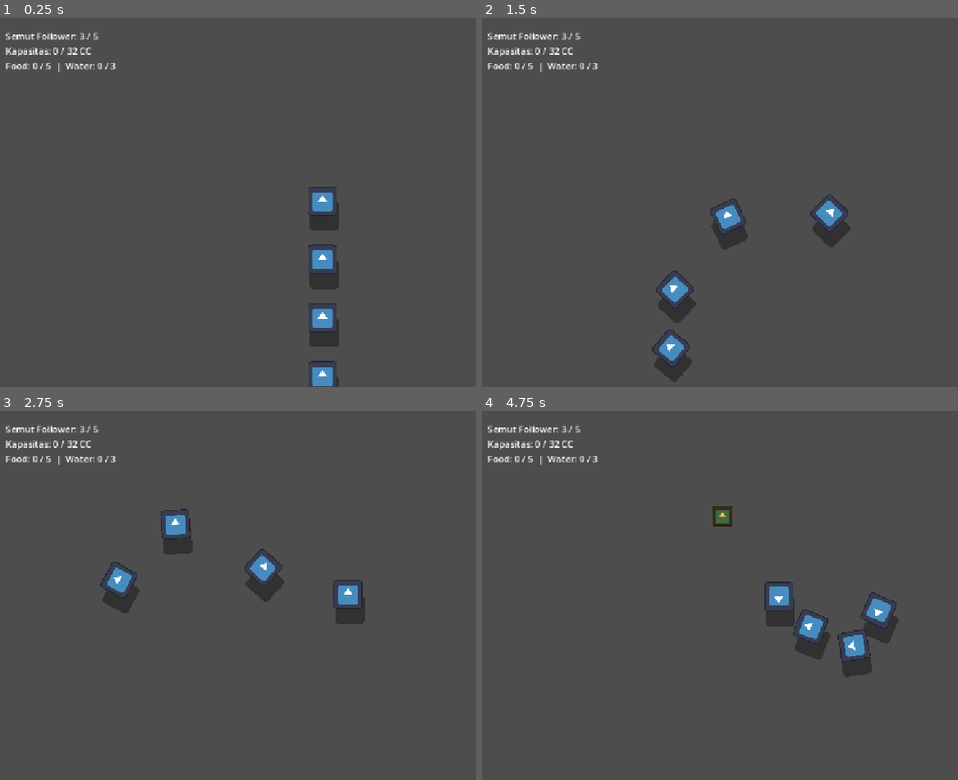
Above: before the commit, frames 1-4 (two rows, left to right).
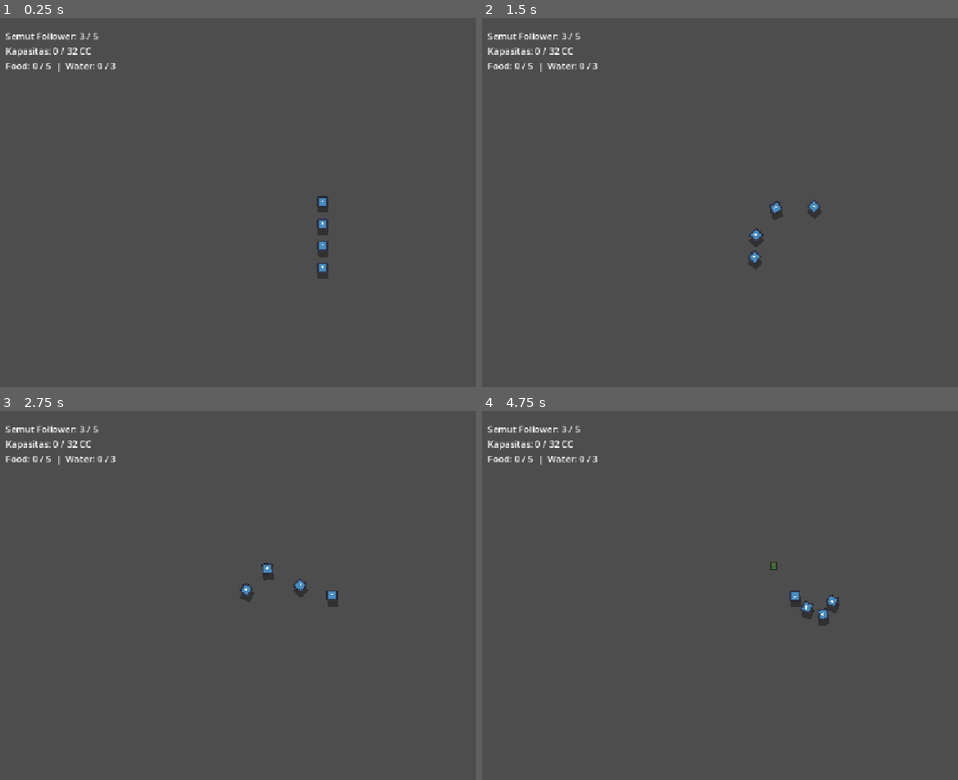
Above: after the commit, the same moments.

Repository: michaelaudrey777-boop/Hands-On
Game: Godot game, scene res://scenes/main.tscn
The game is run twice, just before and just after one commit, with the same random seed, the same clock (stepped at 60 frames per second) and the same inputs. The engine's default icon, where the game draws it, is replaced by a stand-in: a white triangle on a blue panel in a dark square.
Inputs:
- Up to frame 1 (0.25 s): no input
- Up to frame 2 (1.5 s): tap Enter at 0.5 s; hold D (Right) 0.53-1.28 s; tap E at 0.6, 1.35 s; tap Space at 0.77 s; hold S (Down) from 1.28 s (still down)
- Up to frame 3 (2.75 s): tap Space at 1.52 s; release S (Down) at 2.03 s; hold D (Right) from 2.03 s (still down); tap E at 2.1 s
- Up to frame 4 (4.75 s): release D (Right) at 2.78 s; hold W (Up) 2.78-3.53 s; tap E at 2.85, 3.6, 4.35 s; tap Space at 3.02, 3.77, 4.52 s; hold A (Left) from 3.53 s (still down)

The runs differ from the first frame. In frame 1, 1.8% of the frame differs, in the area x 64-72%, y 45-100%; in frame 2, 2.5%; in frame 3, 2.4%; in frame 4, 2.7%, in the area x 48-88%, y 25-73%.

Commit message:
(none)

Diff:
--- a/ant-icipate/scenes/ant_leader.tscn
+++ b/ant-icipate/scenes/ant_leader.tscn
@@ -29,6 +29,6 @@
 
 [node name="Camera2D" type="Camera2D" parent="." unique_id=1166363298]
 position = Vector2(0, -30)
-zoom = Vector2(0.8, 0.8)
+zoom = Vector2(0.3, 0.3)
 position_smoothing_enabled = true
 position_smoothing_speed = 6.0
